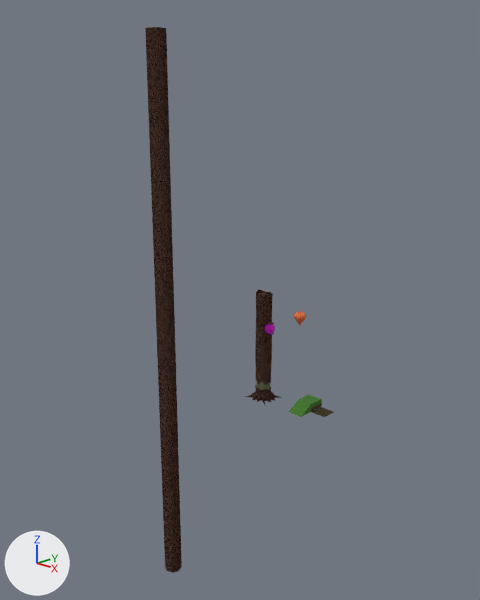
The Blender file art/assets.blend, before and after one commit.
One viewpoint serves both versions: a 50 mm lens placed at (50.6, -55.7, 36.4), pointed at (-0.9, -3.3, 15.2). The lights are fixed; the arrows at lower left show +X, +Y and +Z. The picture after the commit comes second. The same objects are shown in both versions, whatever each file hides.

In view in the first picture: 'Mulch.002', 'lantern_round.001', 'physalis.005', 'pine.001', 'terrain_block.011', 'terrain_slope.001', 'tree_rotten_core.001', 'tree_rotten_top.001', 'tree_rotten_trunk.001'.
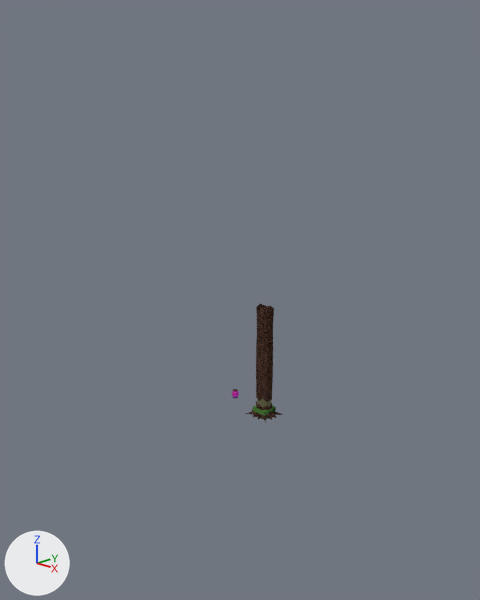
Pixel boxes [x1, y1, x2, y2] of what changed, in the pictures (480 x 600 px):
'pine.001', moved, rescaled (not visible afterwards)
    before: [145, 27, 182, 573]
'tree_rotten_top.001', moved
    before: [255, 289, 273, 385]
    after: [256, 304, 274, 402]
'tree_rotten_trunk.001', moved
    before: [245, 385, 281, 405]
    after: [245, 402, 283, 423]
'terrain_block.011', moved
    before: [299, 395, 322, 412]
    after: [253, 406, 275, 419]
'terrain_slope.001', moved
    before: [288, 400, 311, 417]
    after: [266, 407, 276, 419]
'tree_rotten_core.001', moved
    before: [256, 380, 270, 391]
    after: [257, 398, 271, 408]
'lantern_round.001', moved, rescaled (27% narrower, 31% shorter)
    before: [265, 321, 275, 336]
    after: [232, 389, 239, 399]
'Mulch.002', moved (not visible afterwards)
    before: [312, 407, 334, 417]
'physalis.005', moved, rescaled (not visible afterwards)
    before: [294, 309, 306, 326]

Edits to the bpy script that builds the scene:
```text
Change ob_pine_001:
    ob_pine_001.scale: (2.0, 2.0, 7.6) -> (1.0, 1.0, 1.0)
    ob_pine_001.location: (-3.3, -12.4, 13.3) -> (0.0, -0.3, 4.3)
Change ob_physalis_005:
    ob_physalis_005.location: (-2.0, 9.0, 10.0) -> (0.0, 0.0, 0.0)
    ob_physalis_005.scale: (1.0, 1.0, 1.0) -> (0.519, 0.519, 0.519)
Change ob_tree_rotten_trunk_001:
    ob_tree_rotten_trunk_001.location: (-2.0, 2.0, 2.0) -> (0.0, 0.0, 1.0)
Change ob_tree_rotten_core_001:
    ob_tree_rotten_core_001.location: (-2.0, 2.0, 2.0) -> (0.0, 0.0, 1.0)
Change ob_tree_rotten_top_001:
    ob_tree_rotten_top_001.location: (-2.0, 2.0, 2.0) -> (0.0, 0.0, 1.0)
Change ob_lantern_round_001:
    ob_lantern_round_001.location: (0.1, 0.8, 11.0) -> (1.0, -6.0, 5.0)
    ob_lantern_round_001.scale: (0.711, 0.711, 0.711) -> (0.474, 0.474, 0.474)
Change ob_mulch_002:
    ob_mulch_002.location: (6.0, 4.0, 1.0) -> (0.0, 0.0, 0.0)
Change ob_terrain_block_011:
    ob_terrain_block_011.location: (4.0, 4.0, 1.0) -> (0.0, 0.0, 0.0)
Change ob_terrain_slope_001:
    ob_terrain_slope_001.location: (4.0, 2.0, 1.0) -> (0.0, 0.0, 0.0)
```
